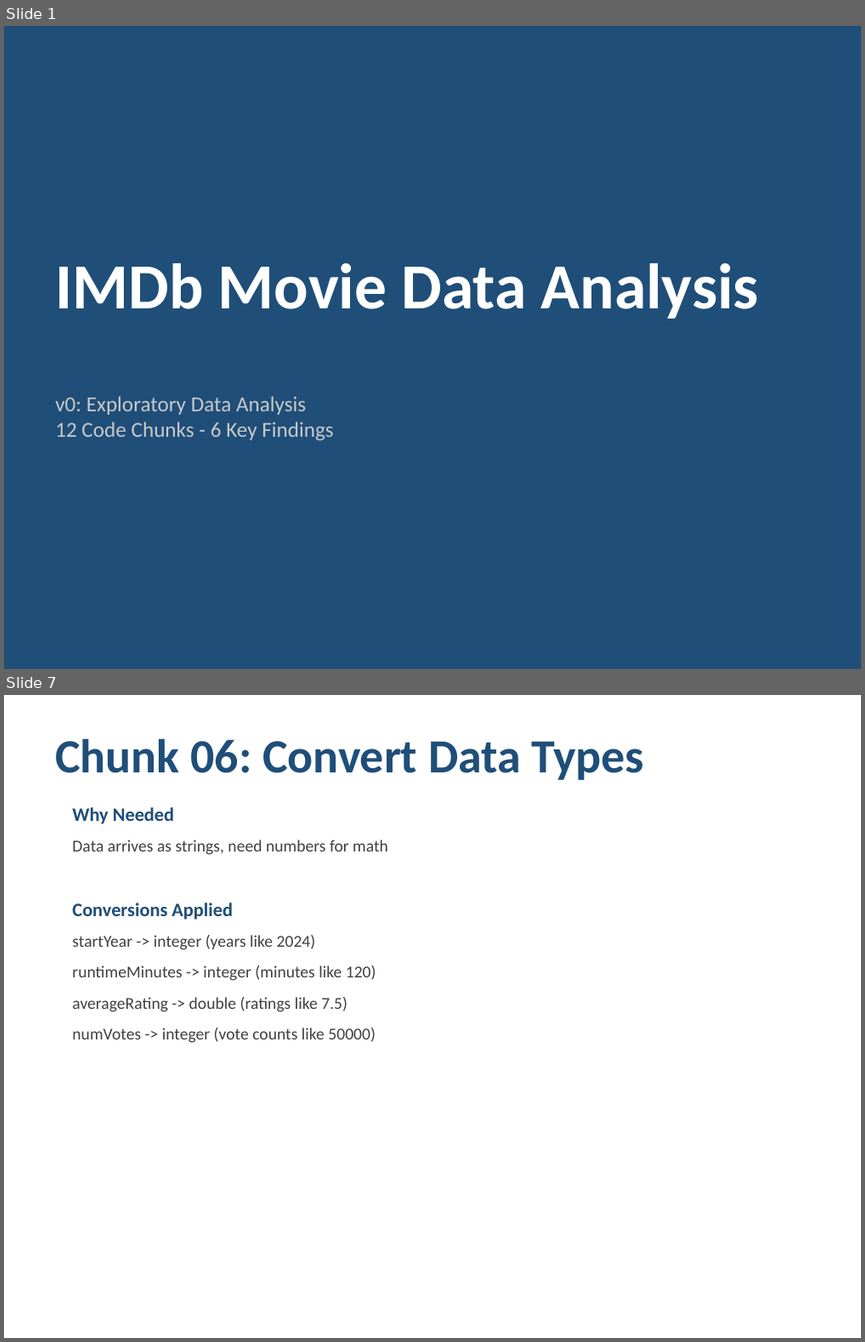
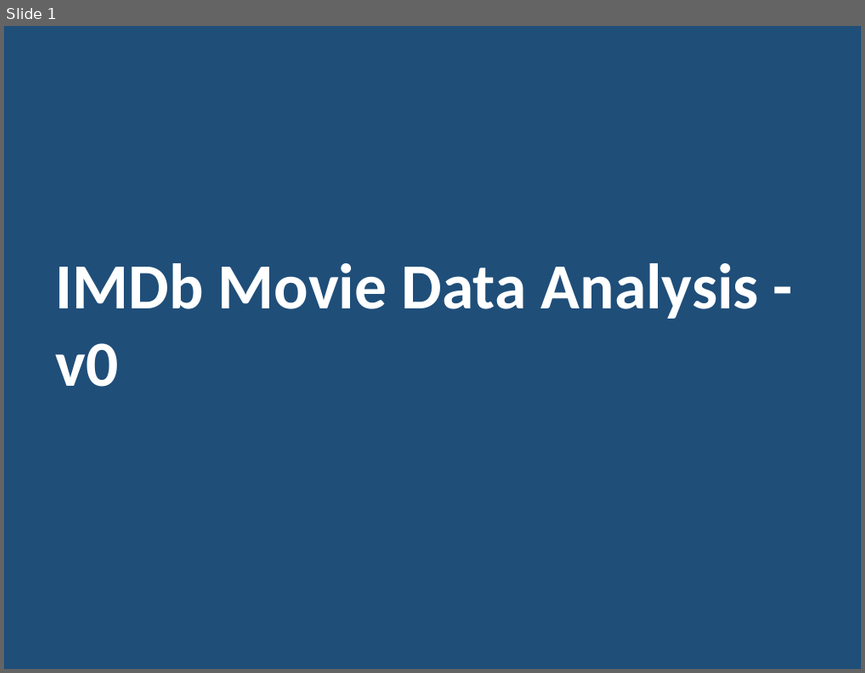
Before and after one commit to horacefonseca/bigdata_imdb_businesscase, a slide deck: presentation/IMDb_Analysis_v0_Starting_Point.pptx. Shown one above the other, each under a label of ours: slides 1 and 7 before the commit, slide 1 after it; the slides between them are not shown. The pictures are 865x1342 and 865x673 pixels, drawn with LibreOffice and Linux fonts; fonts in the diff are those of the drawing. Boxes give left, top, right and bottom in pixels: in the first picture for what was removed or moved away, otherwise in the second. Text is boxed around its words. In the diff, an @@ line names an element or a change of style, - is before the commit and + after.

Commit message:
Update v0 presentation with production-scale visualizations embedded
- File size increased from 42KB to 865KB (all images embedded)
- 7 slides: title + 6 production-scale visualizations
- Represents actual v0 analysis scope on 330K+ movie dataset
- Not sample data artifacts

```diff
--- a/presentation/IMDb_Analysis_v0_Starting_Point.pptx
+++ b/presentation/IMDb_Analysis_v0_Starting_Point.pptx
@@ slide 7 removed at (4,695,861,1338), background #FFFFFF @@
@@ text removed at (55,738,644,780) @@
-Chunk 06: Convert Data Types
@@ text removed at (72,807,388,1043) @@
-Why Needed
-Data arrives as strings, need numbers for math
-Conversions Applied
-startYear -> integer (years like 2024)
-runtimeMinutes -> integer (minutes like 120)
-averageRating -> double (ratings like 7.5)
-numVotes -> integer (vote counts like 50000)
@@ slide 1 changed as well @@
@@ text at (55,263,759,386): text changed @@
-IMDb Movie Data Analysis
+IMDb Movie Data Analysis - v0
@@ text removed at (55,396,333,441) @@
-v0: Exploratory Data Analysis
-12 Code Chunks - 6 Key Findings
```
Also in this commit, not shown: 3 other slides changed, 10 other slides removed.
